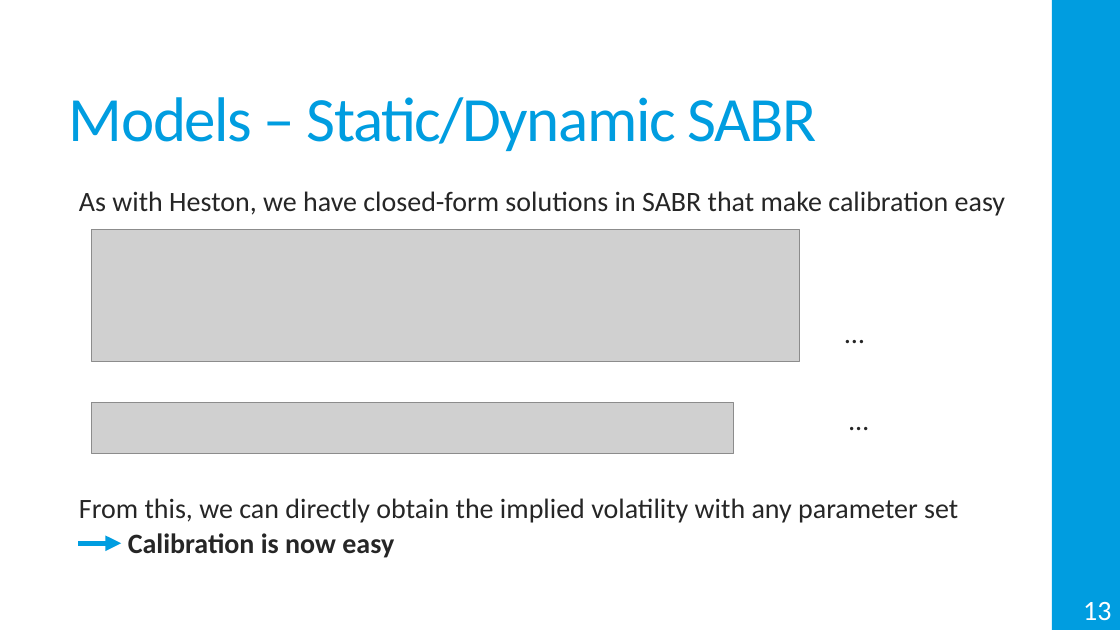
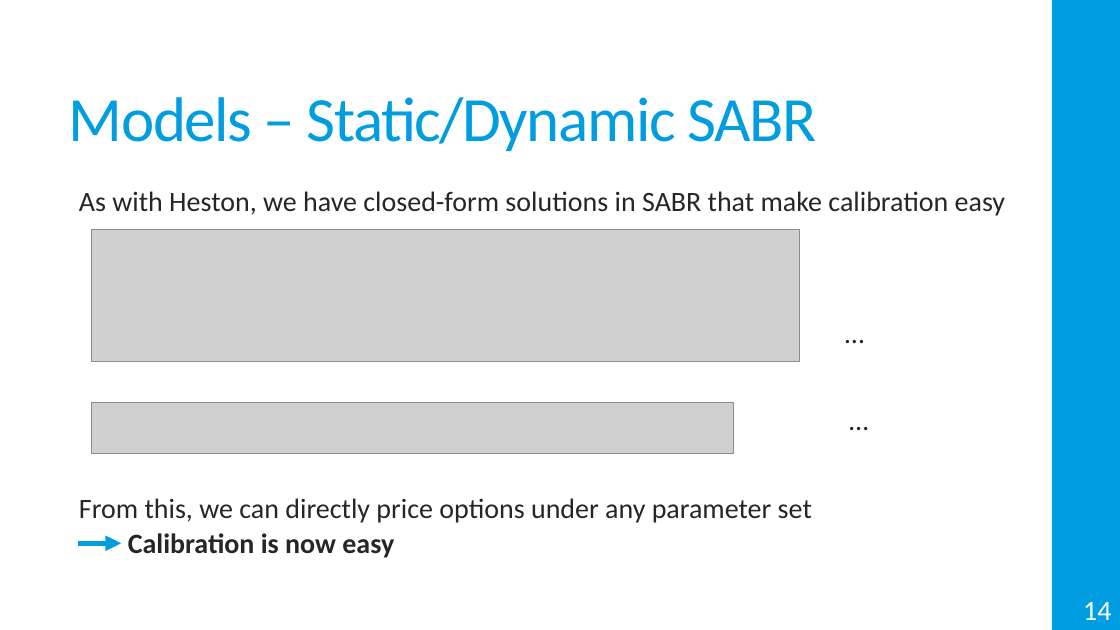
Before and after one commit to Miguel-Ribeiro-IST/Thesis, a slide deck: slide 15 of Presentation.pptx (slide 14 before the commit). Drawn at 1120x630 pixels with LibreOffice and Linux fonts; fonts in the diff are those of the drawing; grey boxes stand for pictures. Boxes give left, top, right and bottom in pixels: in the first picture for what was removed or moved away, otherwise in the second. Text is boxed around its words. In the diff, an @@ line names an element or a change of style, - is before the commit and + after.

```diff
--- a/Presentation.pptx
+++ b/Presentation.pptx
@@ text at [79, 498, 812, 523]: text changed @@
-  From this, we can directly obtain the implied volatility with any parameter set
+  From this, we can directly price options under any parameter set
@@ page number at [1083, 602, 1111, 620]: text changed @@
-13
+14
```
Also in this commit, not shown: 11 other slides changed, 14 slides added, 5 other files.
